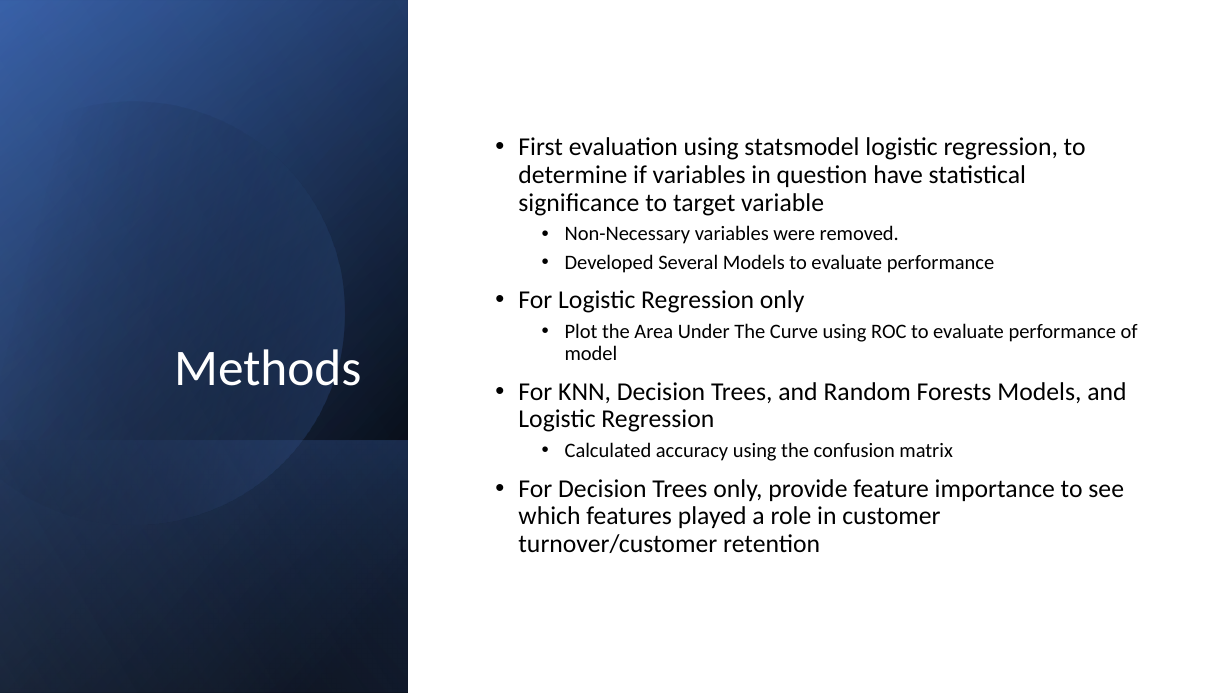
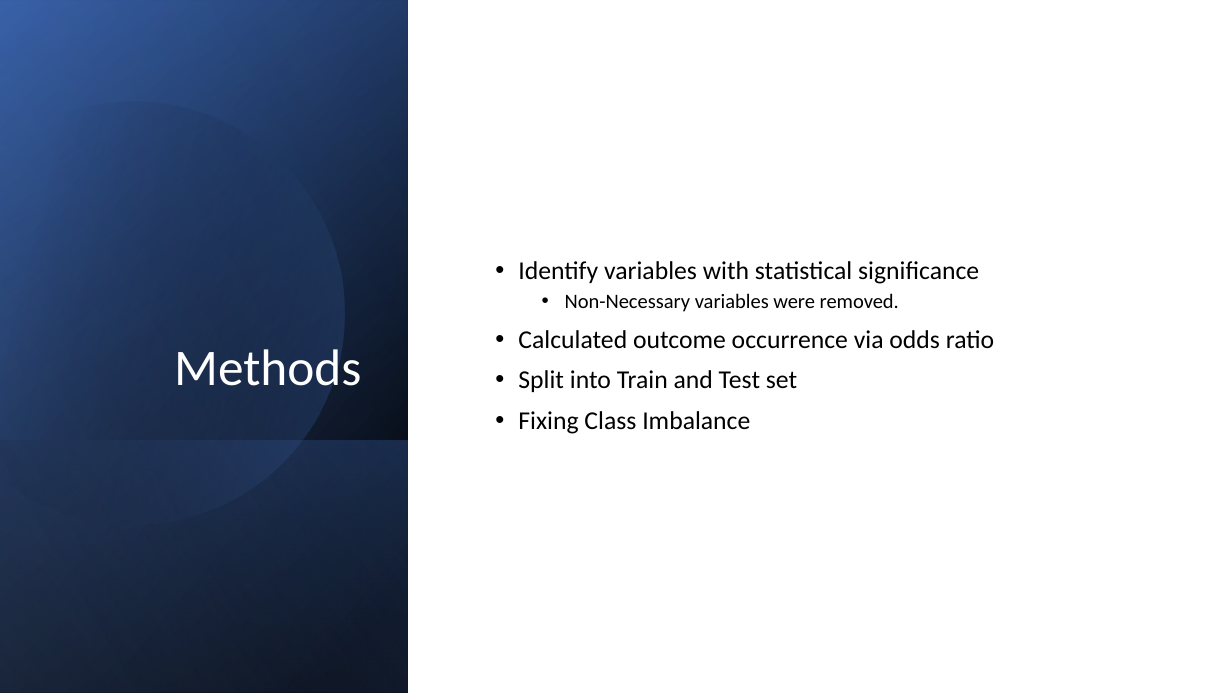
Before and after one commit to carlos-marin1742/dsc-phase-3-project, a slide deck: slide 6 of Phase 3 Presentation.pptx. Drawn at 1232x693 pixels with LibreOffice and Linux fonts; fonts in the diff are those of the drawing. Boxes give left, top, right and bottom in pixels: in the first picture for what was removed or moved away, otherwise in the second. Text is boxed around its words. In the diff, an @@ line names an element or a change of style, - is before the commit and + after.

```diff
--- a/Phase 3 Presentation.pptx
+++ b/Phase 3 Presentation.pptx
@@ text at (518, 261, 979, 284): text changed @@
-• First evaluation using statsmodel logistic regression, to determine if variables in question have statistical significance to target variable
+• Identify variables with statistical significance
@@ text at (518, 330, 994, 434): text changed @@
-  • Developed Several Models to evaluate performance
-• For Logistic Regression only
-  • Plot the Area Under The Curve using ROC to evaluate performance of model
-• For KNN, Decision Trees, and Random Forests Models, and Logistic Regression
-  • Calculated accuracy using the confusion matrix
-• For Decision Trees only, provide feature importance to see which features played a role in customer turnover/customer retention
+• Calculated outcome occurrence via odds ratio
+• Split into Train and Test set
+• Fixing Class Imbalance
```
Also in this commit, not shown: 6 other slides changed, 1 slide added, 7 other files.
